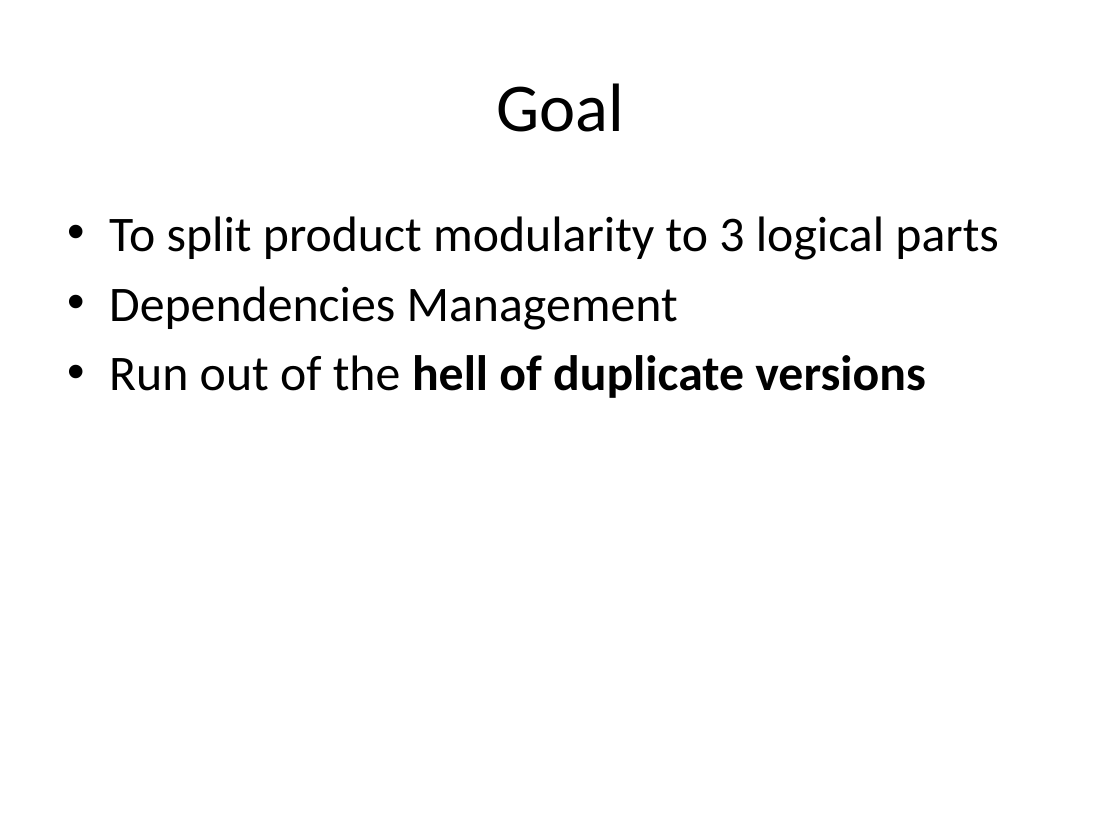
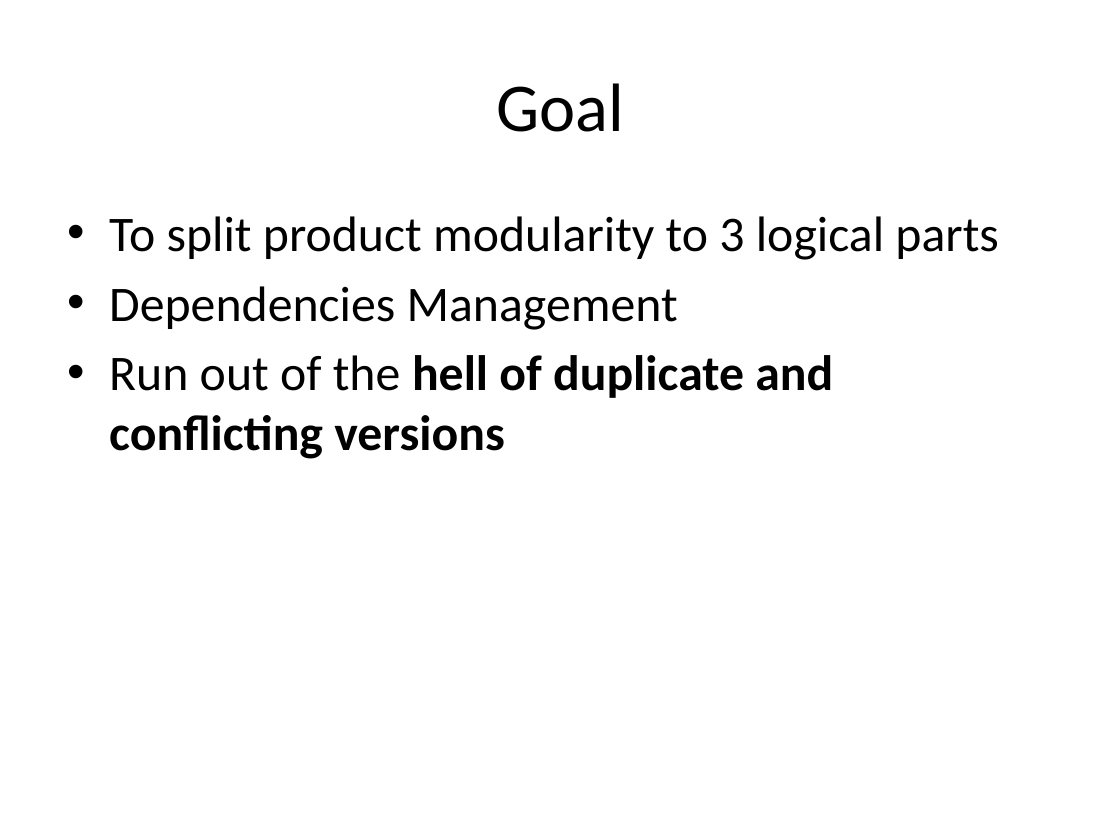
Before and after one commit to jonasalfthan/maven, a slide deck: slide 2 of architecture/modularity/modularity.pptx. Drawn at 1120x840 pixels with LibreOffice and Linux fonts; fonts in the diff are those of the drawing. Boxes give left, top, right and bottom in pixels: in the first picture for what was removed or moved away, otherwise in the second. Text is boxed around its words. In the diff, an @@ line names an element or a change of style, - is before the commit and + after.

Commit message:
resolving conflicting versions

```diff
--- a/architecture/modularity/modularity.pptx
+++ b/architecture/modularity/modularity.pptx
@@ text at bbox=[109, 355, 833, 459]: text changed @@
-• Run out of the hell of duplicate versions
+• Run out of the hell of duplicate and conflicting versions
```
Also in this commit, not shown: 2 other slides changed, 6 slides added, 19 other files.
